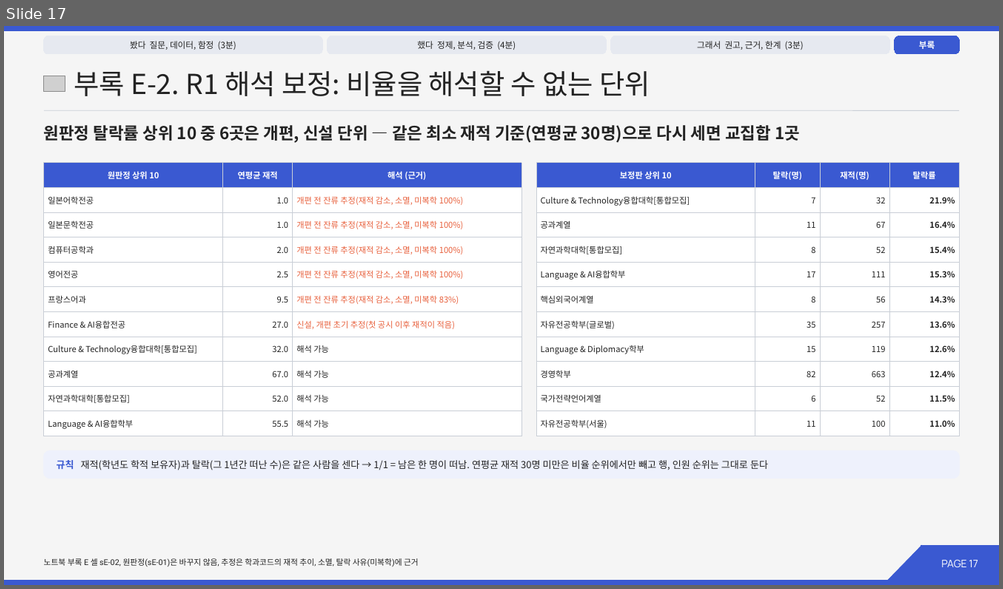
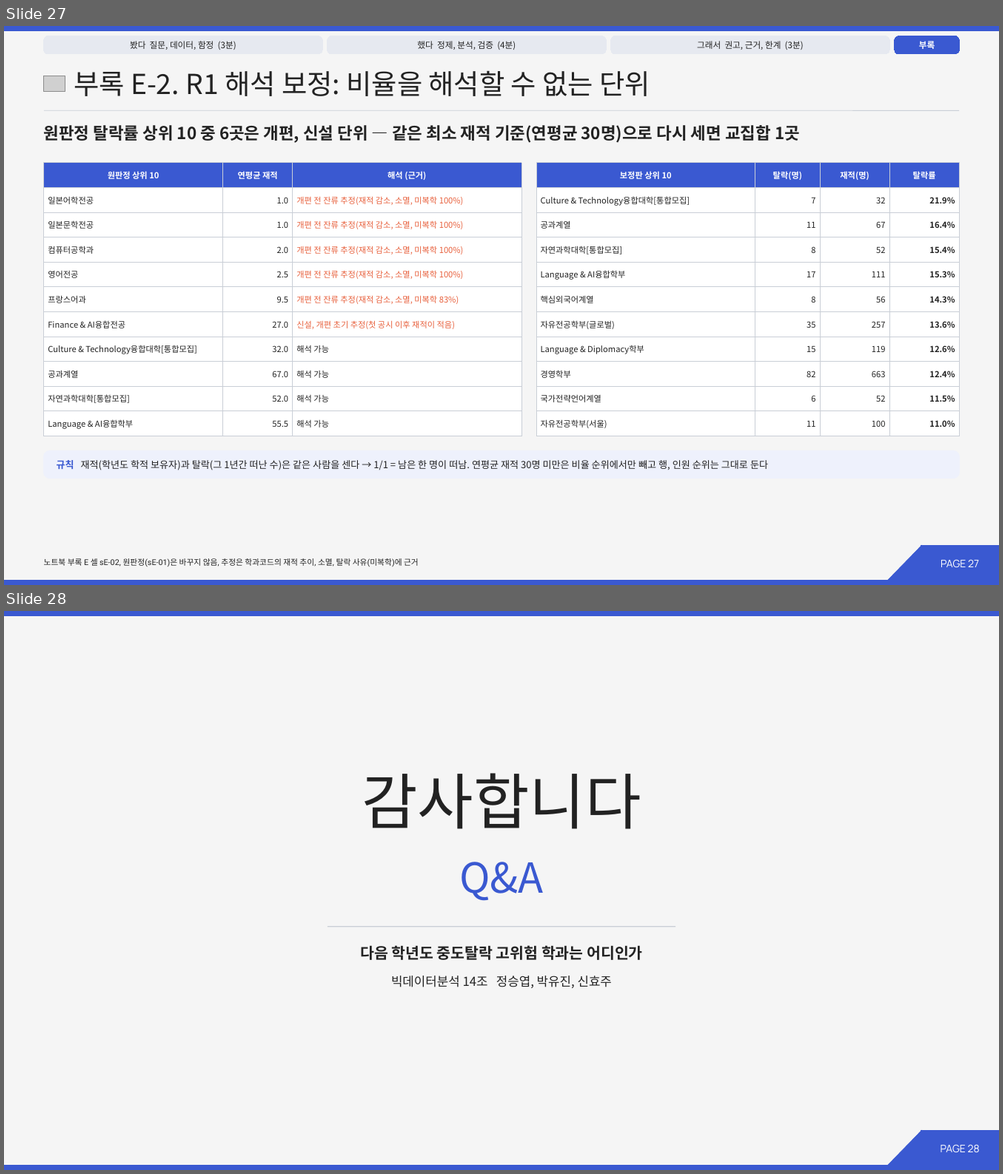
Before and after one commit to 202103116-stack/university-dropout-risk-analysis, a slide deck: slides/14조_발표.pptx. Shown one above the other, each under a label of ours: slide 17 before the commit, slides 27 and 28 after it. The pictures are 1003x589 and 1003x1174 pixels, drawn with LibreOffice and Linux fonts; fonts in the diff are those of the drawing; grey boxes stand for pictures. Boxes give left, top, right and bottom in pixels: in the first picture for what was removed or moved away, otherwise in the second. Text is boxed around its words. In the diff, an @@ line names an element or a change of style, - is before the commit and + after.

```diff
--- a/slides/14조_발표.pptx
+++ b/slides/14조_발표.pptx
@@ slide 28 added at <box>4,611,999,1170</box>, background #F5F5F5; not listed: 2 template elements that a slide beside it also shows @@
@@ text added at <box>361,773,641,829</box>, 88 pt, text #222222 @@
+감사합니다
@@ text added at <box>459,862,543,901</box>, 60 pt, text #3A59D1 @@
+Q&A
@@ line added from (327, 927) to (675, 927), #C9CED6 1.25 pt @@
@@ text added at <box>360,945,642,960</box>, 22 pt, text #222222, bold @@
+다음 학년도 중도탈락 고위험 학과는 어디인가
@@ text added at <box>391,976,612,988</box>, 18 pt, text #222222 @@
+빅데이터분석 14조 정승엽, 박유진, 신효주
@@ right triangle added at <box>887,1130,922,1167</box>, fill #3A59D1, outline #3A59D1 1 pt @@
@@ rectangle added at <box>920,1130,999,1167</box>, fill #3A59D1, outline #3A59D1 0.75 pt, 15 pt, text #FFFFFF @@
+PAGE 28
@@ what was slide 17 is now slide 27 @@
@@ slide 27 changed as well @@
@@ text in rectangle at <box>940,560,979,568</box>: text changed @@
-PAGE 17
+PAGE 27
```
Also in this commit, not shown: 5 other slides changed, 10 other slides added, 3 other files.
